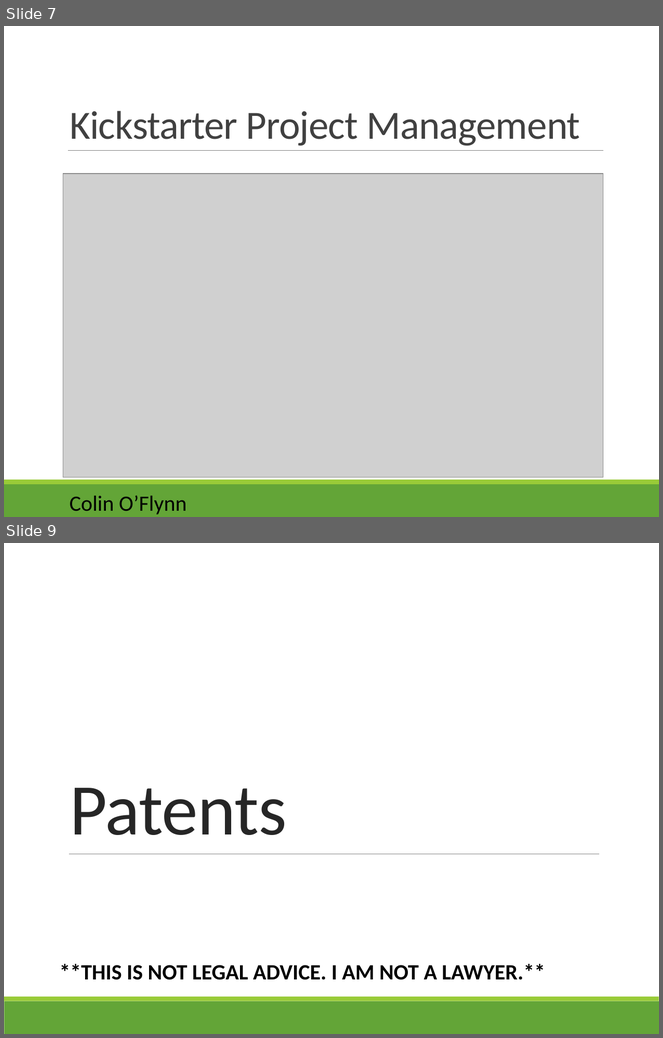
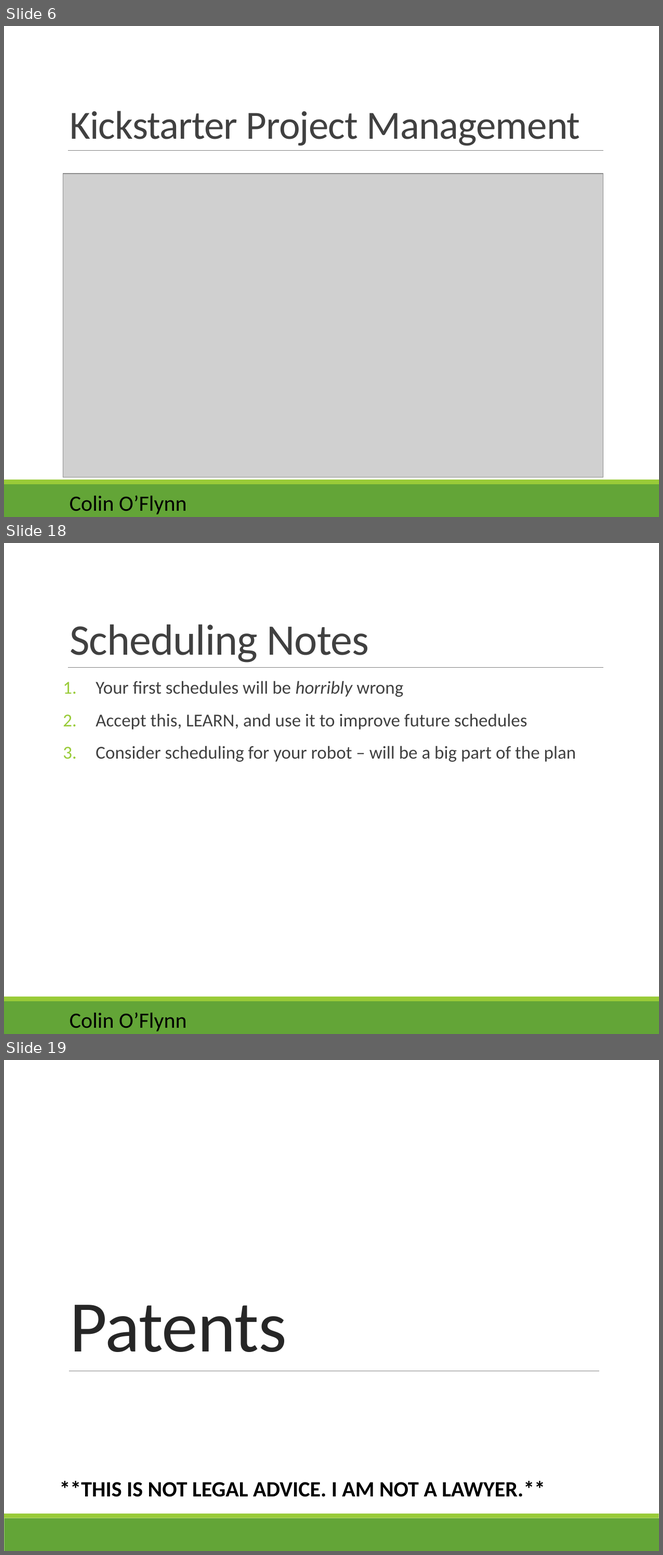
Before and after one commit to colinoflynn/eced3901, a slide deck: 2015/Lectures/ECED 3901 - 03 - Project Managment.pptx. Shown one above the other, each under a label of ours: slides 7 and 9 before the commit, slides 6, 18 and 19 after it; the slides between them are not shown. The pictures are 663x1038 and 663x1555 pixels, drawn with LibreOffice and Linux fonts; fonts in the diff are those of the drawing; grey boxes stand for pictures. Boxes give left, top, right and bottom in pixels: in the first picture for what was removed or moved away, otherwise in the second. Text is boxed around its words. In the diff, an @@ line names an element or a change of style, - is before the commit and + after.

```diff
--- a/2015/Lectures/ECED 3901 - 03 - Project Managment.pptx
+++ b/2015/Lectures/ECED 3901 - 03 - Project Managment.pptx
@@ slide 18 added at [4, 543, 659, 1034], background #FFFFFF; not listed: 4 template elements that a slide beside it also shows @@
@@ title added at [70, 624, 370, 663], 48 pt, text #404040 @@
+Scheduling Notes
@@ text added at [96, 681, 577, 762], 20 pt, text #404040 @@
+1. Your first schedules will be horribly wrong
+2. Accept this, LEARN, and use it to improve future schedules
+3. Consider scheduling for your robot – will be a big part of the plan
@@ what was slide 7 is now slide 6 @@
@@ what was slide 9 is now slide 19 @@
```
Also in this commit, not shown: 4 slides changed, 12 other slides added, 5 slides removed, 1 other file.
